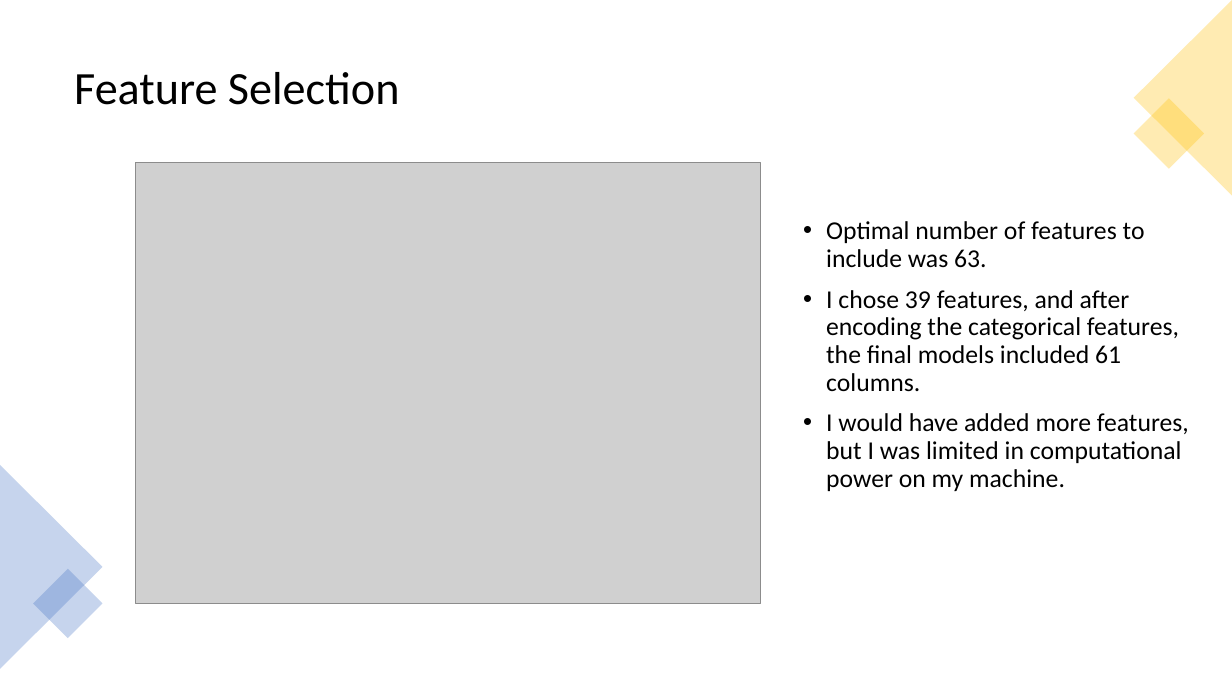
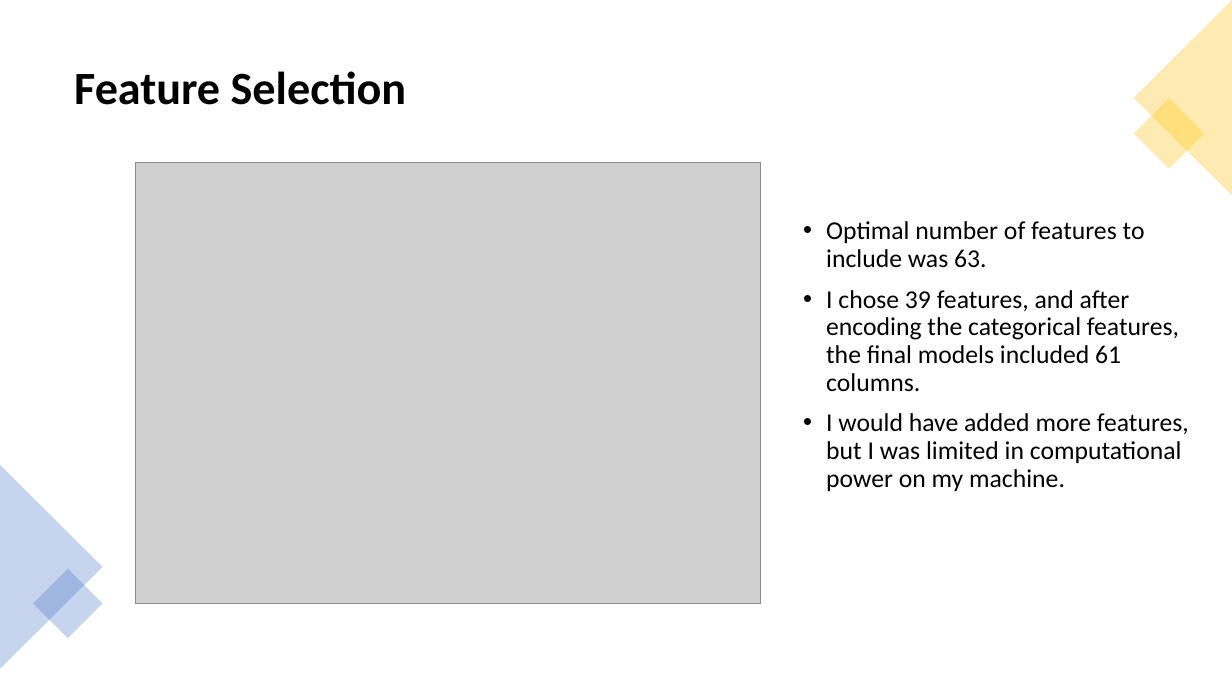
Before and after one commit to jpetoskey/Loan_App_Amended, a slide deck: slide 8 of Loan_App.pptx. Drawn at 1232x693 pixels with LibreOffice and Linux fonts; fonts in the diff are those of the drawing; grey boxes stand for pictures. Boxes give left, top, right and bottom in pixels: in the first picture for what was removed or moved away, otherwise in the second. Text is boxed around its words. In the diff, an @@ line names an element or a change of style, - is before the commit and + after.

```diff
--- a/Loan_App.pptx
+++ b/Loan_App.pptx
@@ title "Feature Selection" at <box>74,71,407,105</box>: bold on @@
```
Also in this commit, not shown: 10 other slides changed, 1 other file.
